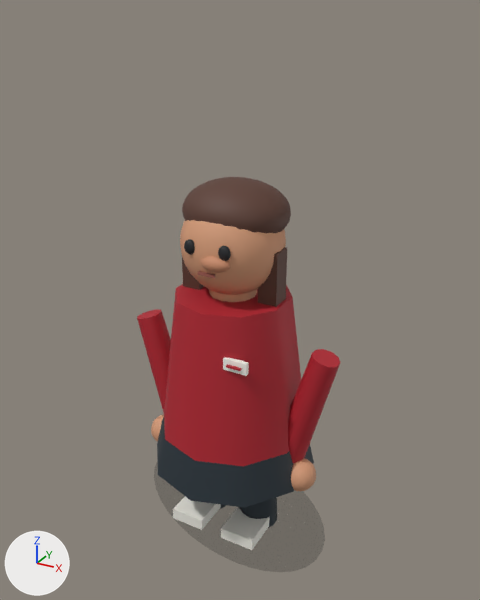
A saved change to the glTF model public/assets/game/models/staff/staff_01_counter.glb.
Before and after are seen from a camera (50 mm lens) standing at (0.885, -1.568, 1.57) and looking at (-0.006, 0.053, 0.759). Every picture has the same lights, and +X, +Y and +Z are marked at lower left. The first picture is the older version. Where no turn or scale is listed for an object, it has been applied to the vertices. Vertices at exactly the same position are counted once.

In view in the first picture: 'arm_-0.255', 'arm_0.255', 'contact_shadow', 'eye_-0.055', 'eye_0.055', 'hair_cap', 'hand_-0.255', 'hand_0.255', 'head', 'leg_0.095', 'mouth', 'neck', 'nose', 'shoe_-0.095', 'shoe_0.095', 'side_hair_-0.13', 'side_hair_0.13', 'skirt', 'torso' and 2 more.
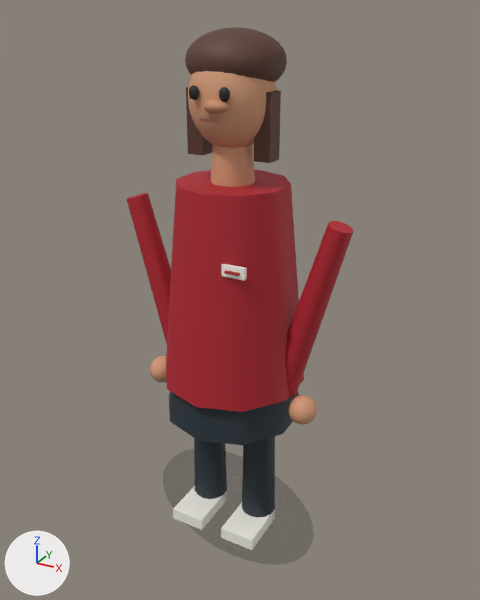
Where the newer file only moved an object's origin or applied its transform, the numbers keep the older frame.

The change, as a list of edits to the scene's bpy script:
```text
Change me_mesh_3:
    remove me_mesh_3.from_pydata(...)  # 32 vertices, 56 faces; spans x -0.063..0.063, y -0.065..0.065, z -0.204..0.204
    add me_mesh_3.from_pydata(...)  # 32 vertices, 56 faces; spans x -0.055..0.055, y -0.056..0.056, z -0.301..0.301
    me_mesh_3 part 1: the whole mesh is scaled about its middle by (0.873, 0.873, 1.48)
Change me_mesh_5:
    remove me_mesh_5.from_pydata(...)  # 24 vertices, 40 faces; spans x -0.249..0.249, y -0.262..0.262, z -0.146..0.146
    add me_mesh_5.from_pydata(...)  # 24 vertices, 40 faces; spans x -0.203..0.203, y -0.213..0.213, z -0.184..0.184
    me_mesh_5 part 2: 24 of 24 vertices moved; they spanned x -0.249..0.249, y -0.262..0.262, z -0.146..0.146 and now span x -0.203..0.203, y -0.213..0.213, z -0.184..0.184; mean shift (0.0, 0.004, 0.0)
Change me_mesh_6:
    remove me_mesh_6.from_pydata(...)  # 24 vertices, 40 faces; spans x -0.226..0.226, y -0.238..0.238, z -0.243..0.243
    add me_mesh_6.from_pydata(...)  # 24 vertices, 40 faces; spans x -0.208..0.208, y -0.218..0.218, z -0.301..0.301
    me_mesh_6 part 3: the whole mesh is scaled about its middle by (0.918, 0.918, 1.24)
Change me_mesh_11:
    remove me_mesh_11.from_pydata(...)  # 24 vertices, 40 faces; spans x -0.094..0.102, y -0.05..0.05, z -0.209..0.207
    add me_mesh_11.from_pydata(...)  # 24 vertices, 40 faces; spans x -0.106..0.115, y -0.044..0.044, z -0.272..0.27
    me_mesh_11 part 4: 24 of 24 vertices moved; they spanned x -0.094..0.102, y -0.05..0.05, z -0.209..0.207 and now span x -0.106..0.115, y -0.044..0.044, z -0.272..0.27; mean shift (0.0, 0.001, 0.0)
Change me_mesh_13:
    remove me_mesh_13.from_pydata(...)  # 24 vertices, 40 faces; spans x -0.102..0.094, y -0.05..0.05, z -0.209..0.207
    add me_mesh_13.from_pydata(...)  # 24 vertices, 40 faces; spans x -0.115..0.106, y -0.044..0.044, z -0.272..0.27
    me_mesh_13 part 5: 24 of 24 vertices moved; they spanned x -0.102..0.094, y -0.05..0.05, z -0.209..0.207 and now span x -0.115..0.106, y -0.044..0.044, z -0.272..0.27; mean shift (0.0, 0.001, 0.0)
Change me_mesh_15:
    remove me_mesh_15.from_pydata(...)  # 377 vertices, 720 faces; spans x -0.15..0.15, y -0.15..0.15, z -0.15..0.15
    add me_mesh_15.from_pydata(...)  # 377 vertices, 720 faces; spans x -0.116..0.116, y -0.116..0.116, z 0.262..0.534
    me_mesh_15 part 6: the whole mesh is scaled about its middle by (0.772, 0.772, 0.906), then moved by (0.0, 0.0, 0.398)
Change me_mesh_20:
    remove me_mesh_20.from_pydata(...)  # 377 vertices, 720 faces; spans x -0.157..0.157, y -0.14..0.14, z -0.09..0.09
    add me_mesh_20.from_pydata(...)  # 377 vertices, 720 faces; spans x -0.134..0.134, y -0.122..0.122, z 0.318..0.477
    me_mesh_20 part 7: the whole mesh is scaled about its middle by (0.853, 0.871, 0.881), then moved by (0.0, 0.0, 0.398)
Change ob_leg_0_095:
    ob_leg_0_095.location: (0.092, 0.0, 0.213) -> (0.092, 0.0, 0.33)
Change ob_skirt:
    ob_skirt.location: (0.0, 0.0, 0.378) -> (0.0, 0.0, 0.601)
Change ob_torso:
    ob_torso.location: (0.0, 0.0, 0.563) -> (0.0, 0.0, 0.834)
Change ob_neck:
    ob_neck.location: (0.0, 0.0, 0.805) -> (0.0, 0.0, 1.183)
Change ob_arm__0_255:
    ob_arm__0_255.location: (-0.247, -0.01, 0.475) -> (-0.247, -0.01, 0.795)
Change ob_hand__0_255:
    ob_hand__0_255.location: (-0.247, -0.029, 0.262) -> (-0.247, -0.029, 0.495)
Change ob_arm_0_255:
    ob_arm_0_255.location: (0.247, -0.01, 0.475) -> (0.247, -0.01, 0.795)
Change ob_hand_0_255:
    ob_hand_0_255.location: (0.247, -0.029, 0.262) -> (0.247, -0.029, 0.495)
Change ob_nose:
    ob_nose.location: (0.025, -0.145, 0.975) -> (0.02, -0.12, 1.39)
Change ob_eye__0_055:
    ob_eye__0_055.location: (-0.055, -0.145, 1.01) -> (-0.045, -0.12, 1.42)
    ob_eye__0_055.scale: (0.018, 0.012, 0.022) -> (0.015, 0.01, 0.018)
Change ob_eye_0_055:
    ob_eye_0_055.location: (0.055, -0.145, 1.01) -> (0.045, -0.12, 1.42)
    ob_eye_0_055.scale: (0.018, 0.012, 0.022) -> (0.015, 0.01, 0.018)
Change ob_mouth:
    ob_mouth.location: (0.0, -0.151, 0.94) -> (0.0, -0.126, 1.355)
Change ob_side_hair__0_13:
    ob_side_hair__0_13.location: (-0.13, 0.0, 0.89) -> (-0.105, 0.0, 1.33)
    ob_side_hair__0_13.scale: (0.06, 0.065, 0.2) -> (0.05, 0.055, 0.18)
Change ob_side_hair_0_13:
    ob_side_hair_0_13.location: (0.13, 0.0, 0.89) -> (0.105, 0.0, 1.33)
    ob_side_hair_0_13.scale: (0.06, 0.065, 0.2) -> (0.05, 0.055, 0.18)
```

Pixel boxes [x1, y1, x2, y2] of what changed, in the pictures (480 x 600 px):
'torso', moved, rescaled: before [164, 284, 301, 466]; after [166, 170, 304, 412]
'skirt', reshaped, moved: before [157, 415, 314, 508]; after [169, 390, 299, 445]
'head', moved, rescaled (16% narrower): before [180, 220, 286, 295]; after [188, 71, 277, 148]
'hair_cap', moved, rescaled (6% narrower): before [182, 177, 291, 233]; after [185, 27, 287, 82]
'arm_0.255', reshaped, moved (28% wider, 53% taller): before [288, 349, 340, 464]; after [286, 221, 353, 398]
'arm_-0.255', reshaped, moved (29% wider, 46% taller): before [137, 309, 171, 412]; after [127, 193, 171, 344]
'side_hair_0.13', moved, rescaled: before [258, 247, 287, 307]; after [254, 90, 281, 163]
'leg_0.095', moved, rescaled: before [240, 498, 274, 528]; after [242, 436, 275, 517]
'neck', moved: before [209, 289, 257, 302]; after [211, 144, 255, 187]
'hand_0.255', moved: before [291, 458, 316, 491]; after [288, 395, 317, 424]
'side_hair_-0.13', moved, rescaled: before [182, 257, 205, 290]; after [186, 87, 213, 155]
'nose', moved: before [200, 256, 230, 273]; after [203, 99, 229, 114]
'hand_-0.255', moved: before [151, 414, 164, 442]; after [150, 356, 166, 382]
'eye_0.055', moved, rescaled (14% narrower): before [218, 246, 231, 261]; after [219, 87, 230, 102]
'eye_-0.055', moved, rescaled (8% narrower): before [184, 239, 195, 255]; after [189, 85, 199, 100]
'mouth', moved: before [198, 271, 215, 278]; after [200, 118, 217, 123]
'leg_-0.095', unchanged, uncovered by the edit: before [220, 505, 226, 509]; after [194, 438, 226, 499]
